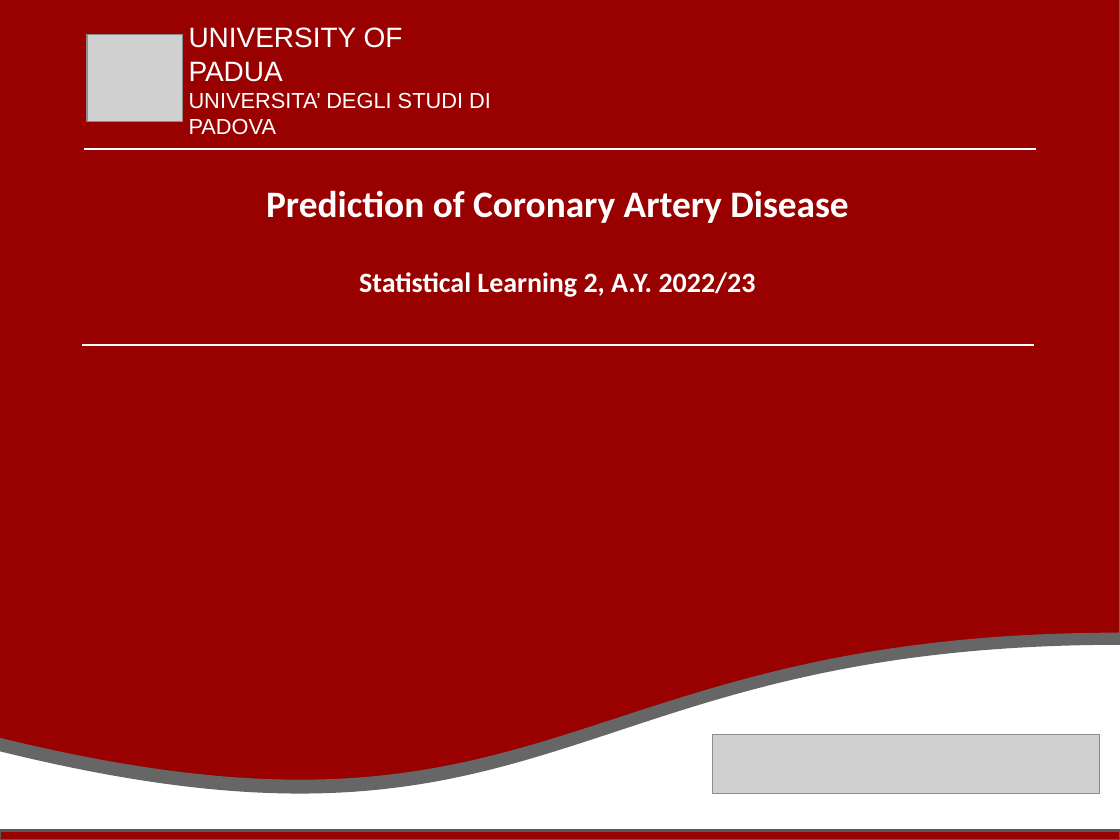
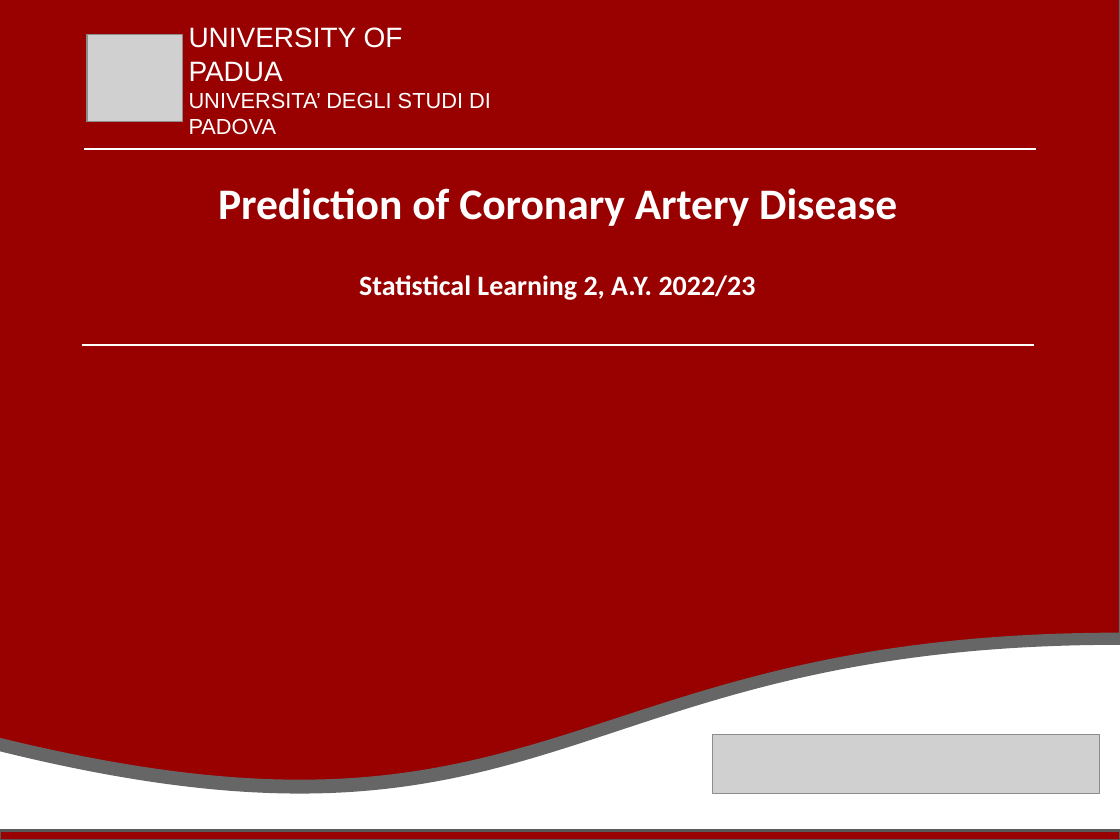
Before and after one commit to marcouderzo/CoronaryHeartDisease-Prediction, a slide deck: slide 1 of slides.pptx. Drawn at 1120x840 pixels with LibreOffice and Linux fonts; fonts in the diff are those of the drawing; grey boxes stand for pictures. Boxes give left, top, right and bottom in pixels: in the first picture for what was removed or moved away, otherwise in the second. Text is boxed around its words. In the diff, an @@ line names an element or a change of style, - is before the commit and + after.

```diff
--- a/slides.pptx
+++ b/slides.pptx
@@ text at bbox=[218, 188, 897, 226]: size 24 to 28 pt in "Prediction of Coronary Artery Disease" @@
```
Also in this commit, not shown: 6 other slides changed.
